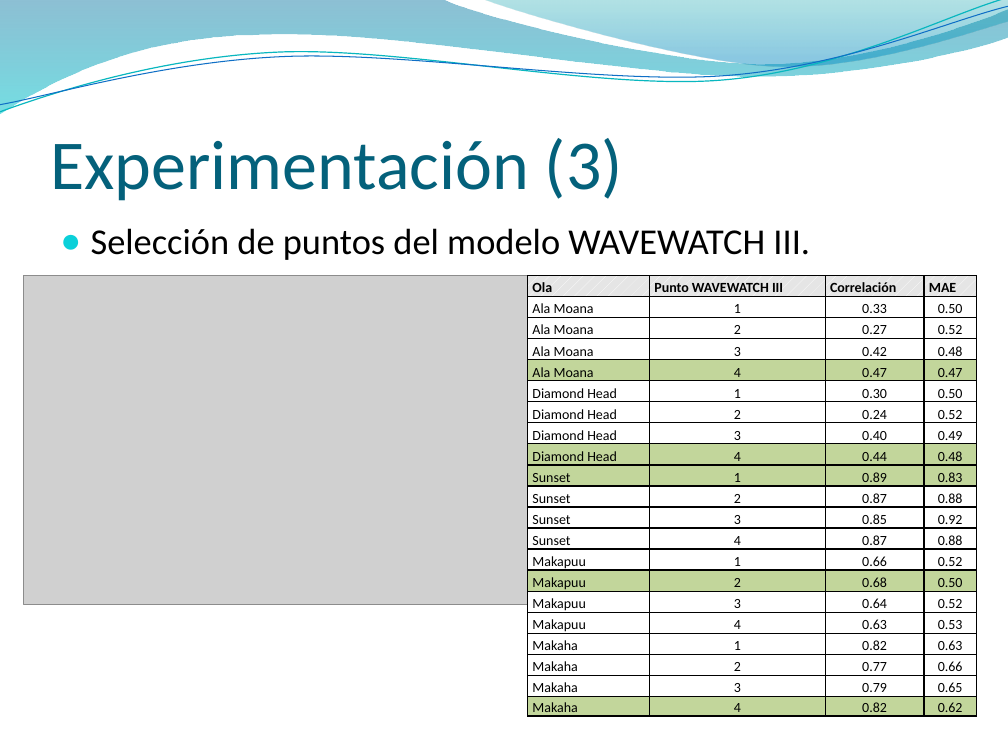
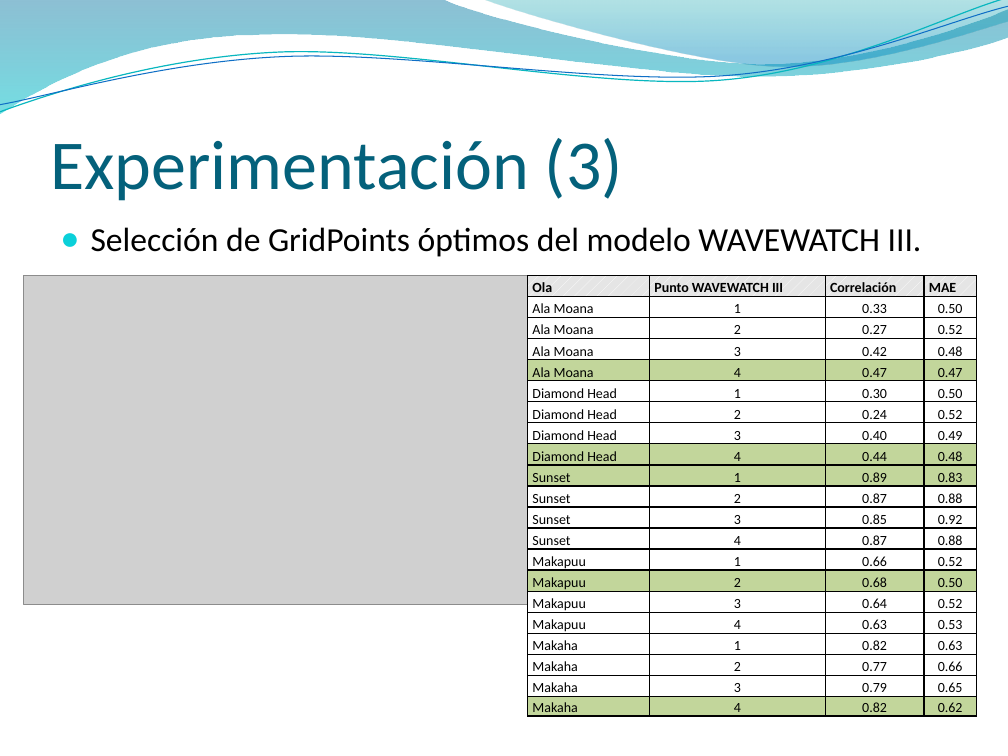
Before and after one commit to jaffadog/neuralito, a slide deck: slide 4 of neuralito/ArfGen/docs/Entregas/Informe Final/presentacion/maxi2.pptx. Drawn at 1008x756 pixels with LibreOffice and Linux fonts; fonts in the diff are those of the drawing; grey boxes stand for pictures; background and template pictures are left out. Boxes give left, top, right and bottom in pixels: in the first picture for what was removed or moved away, otherwise in the second. Text is boxed around its words. In the diff, an @@ line names an element or a change of style, - is before the commit and + after.

```diff
--- a/neuralito/ArfGen/docs/Entregas/Informe Final/presentacion/maxi2.pptx
+++ b/neuralito/ArfGen/docs/Entregas/Informe Final/presentacion/maxi2.pptx
@@ text at (91,227,922,257): text changed; size 26 to 24.1 pt @@
-● Selección de puntos del modelo WAVEWATCH III.
+● Selección de GridPoints óptimos del modelo WAVEWATCH III.
```
Also in this commit, not shown: 5 other slides changed.
